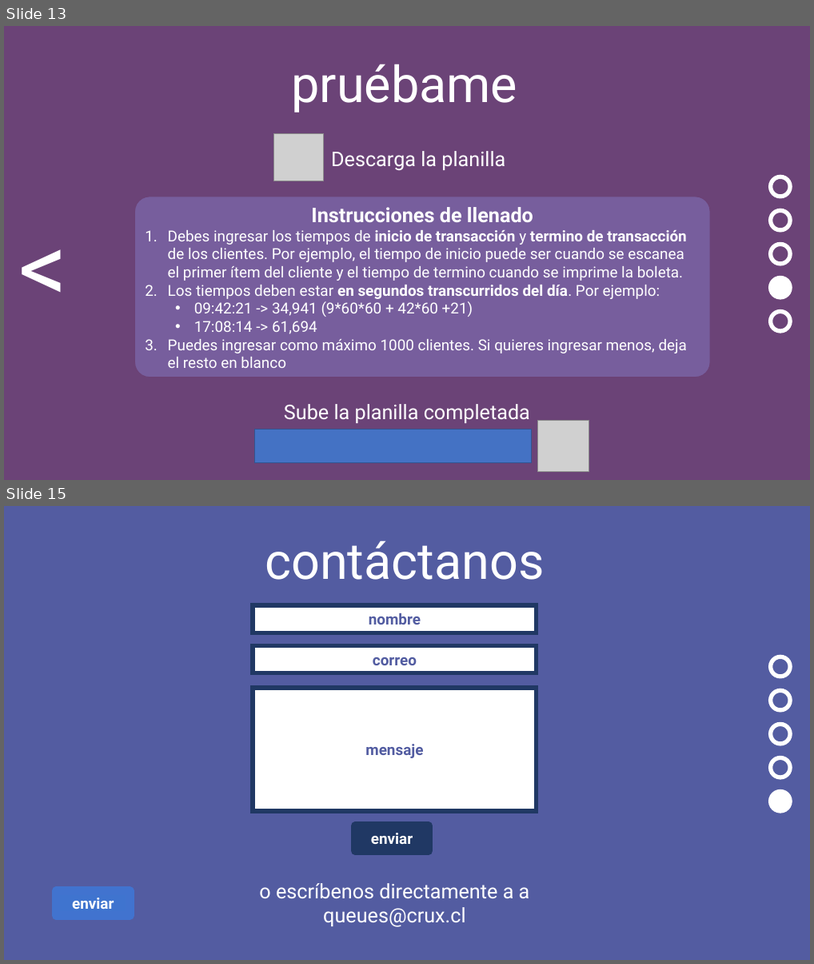
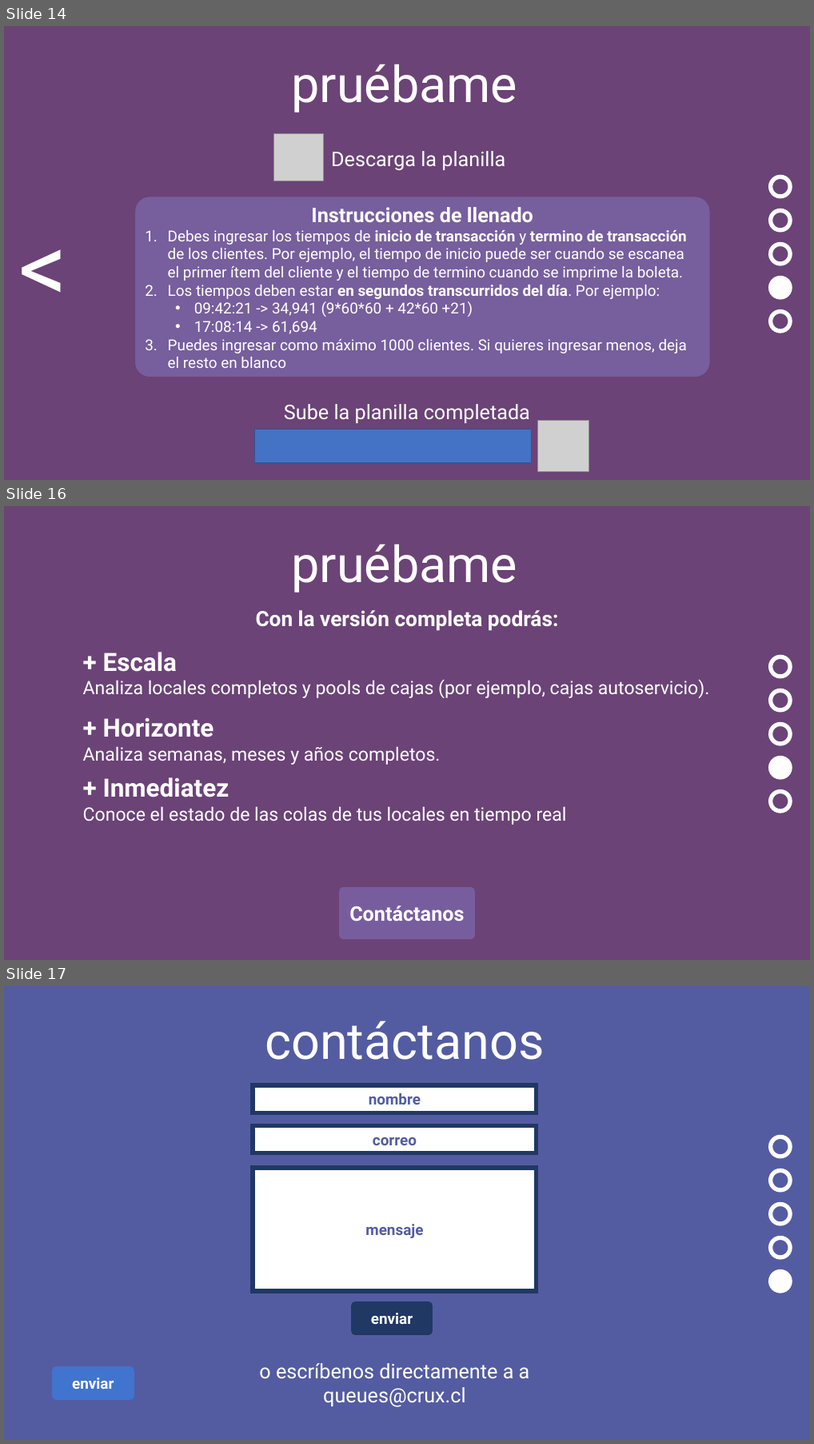
Before and after one commit to matiomm/queueAnalytics, a slide deck: diseño/Queue.pptx. Shown one above the other, each under a label of ours: slides 13 and 15 before the commit, slides 14, 16 and 17 after it; the slides between them are not shown. The pictures are 814x964 and 814x1444 pixels, drawn with LibreOffice and Linux fonts; fonts in the diff are those of the drawing; grey boxes stand for pictures. Boxes give left, top, right and bottom in pixels: in the first picture for what was removed or moved away, otherwise in the second. Text is boxed around its words. In the diff, an @@ line names an element or a change of style, - is before the commit and + after.

```diff
--- a/diseño/Queue.pptx
+++ b/diseño/Queue.pptx
@@ slide 16 added at (4, 506, 810, 960), background #6B4377 @@
@@ text added at (291, 544, 518, 592), 60 pt, text #FFFFFF @@
+pruébame
@@ text added at (256, 610, 558, 631), 25 pt, text #FFFFFF, bold @@
+Con la versión completa podrás:
@@ text added at (83, 652, 710, 698), 22 pt, text #FFFFFF @@
++ Escala
+Analiza locales completos y pools de cajas (por ejemplo, cajas autoservicio).
@@ text added at (83, 718, 441, 764), 22 pt, text #FFFFFF @@
++ Horizonte
+Analiza semanas, meses y años completos.
@@ text added at (83, 777, 567, 824), 22 pt, text #FFFFFF @@
++ Inmediatez
+Conoce el estado de las colas de tus locales en tiempo real
@@ group added at (771, 656, 790, 811): 5 ellipses @@
@@ rectangle added at (343, 892, 472, 934), fill #785D9E, outline #785D9E 10 pt, 24 pt, text #FFFFFF, bold @@
+Contáctanos
@@ what was slide 13 is now slide 14 @@
@@ what was slide 15 is now slide 17 @@
```
Also in this commit, not shown: 1 slide changed, 2 other slides added, 1 slide removed, 3 other files.
